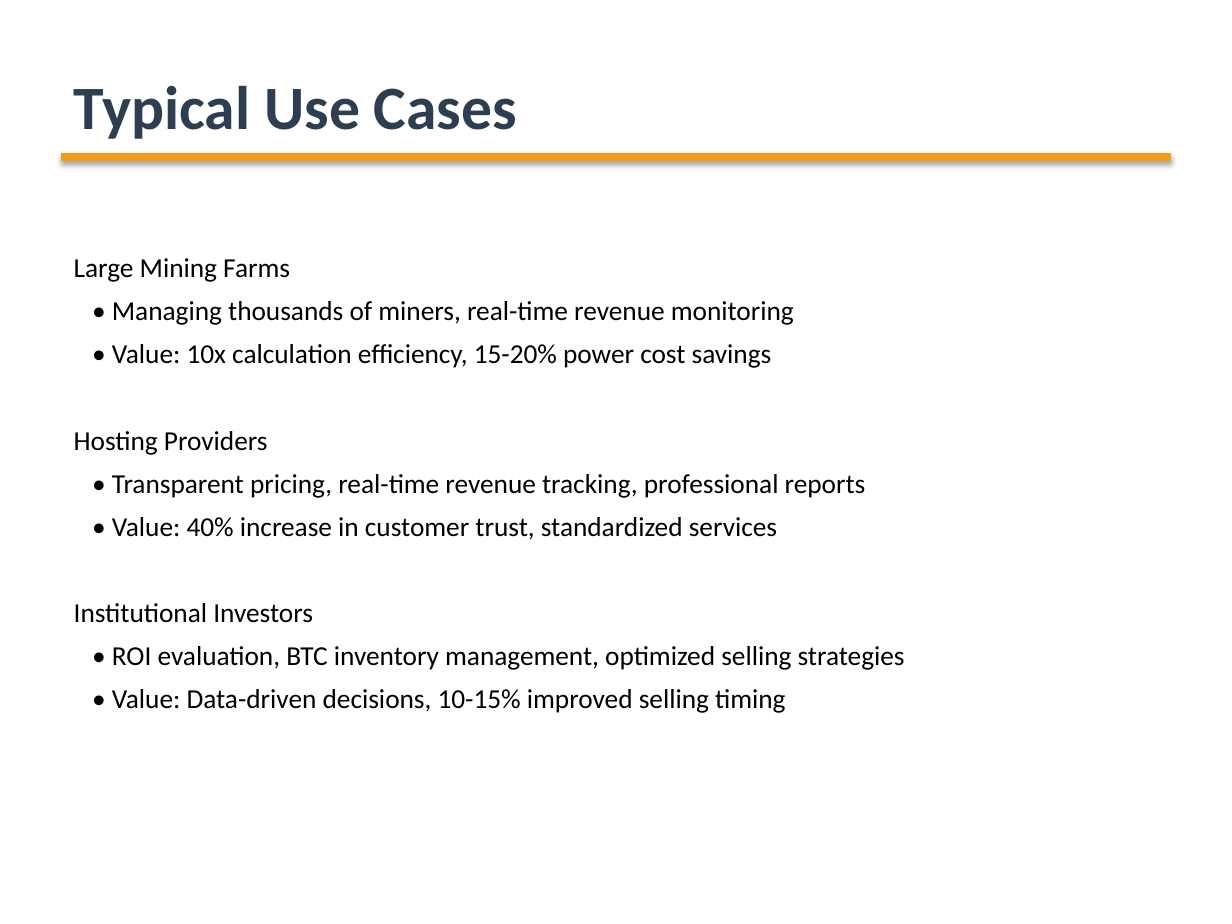
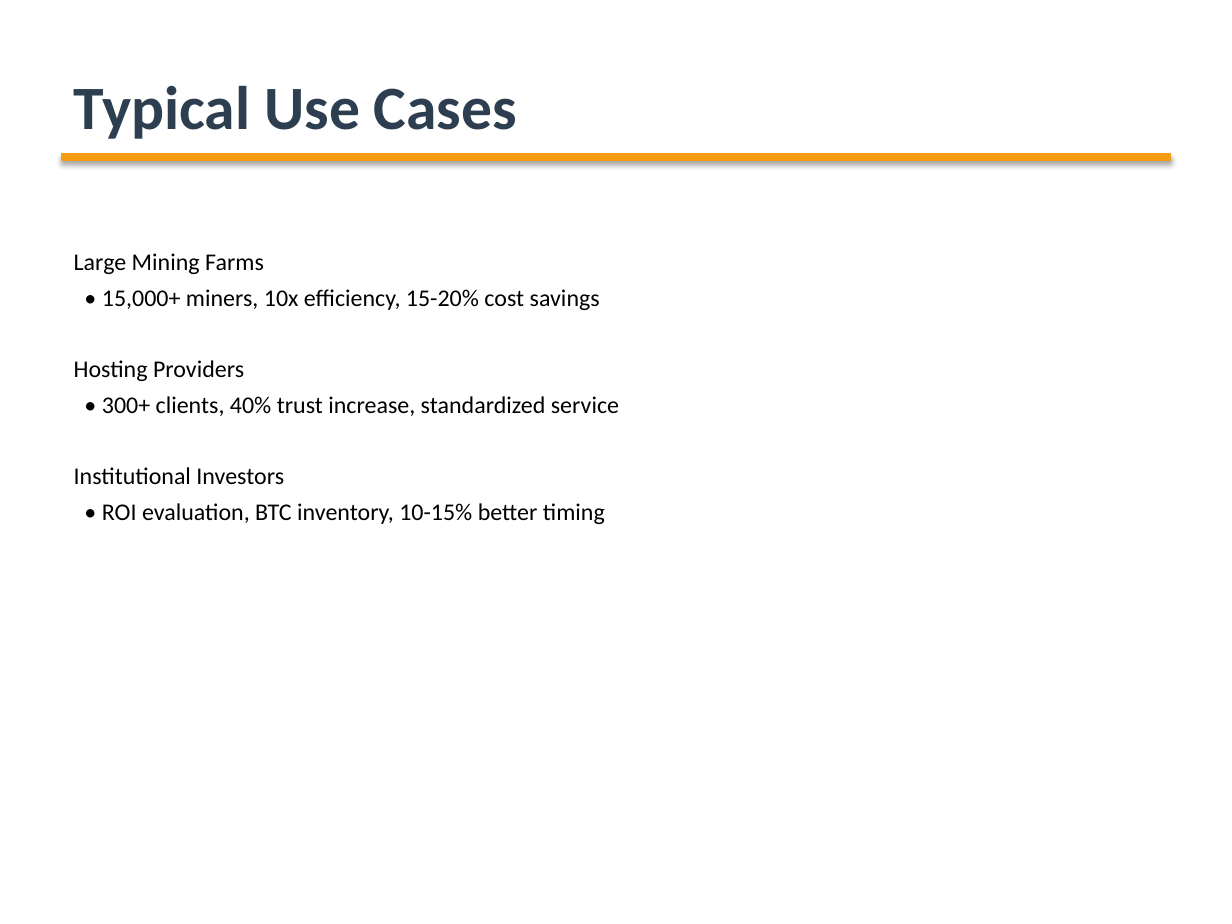
Before and after one commit to ArabotHXL/BTC_project, a slide deck: slide 7 of HashInsight_Product_Introduction_EN.pptx (slide 6 before the commit). Drawn at 1232x924 pixels with LibreOffice and Linux fonts; fonts in the diff are those of the drawing. Boxes give left, top, right and bottom in pixels: in the first picture for what was removed or moved away, otherwise in the second. Text is boxed around its words. In the diff, an @@ line names an element or a change of style, - is before the commit and + after.

```diff
--- a/HashInsight_Product_Introduction_EN.pptx
+++ b/HashInsight_Product_Introduction_EN.pptx
@@ text at (x1=74, y1=253, x2=284, y2=484): size 16 to 14 pt in "Large Mining Farms", "Hosting Providers", "Institutional Investors"; less space between paragraphs @@
@@ text at (x1=102, y1=289, x2=600, y2=310): text changed; size 16 to 14 pt @@
-• Managing thousands of miners, real-time revenue monitoring
-• Value: 10x calculation efficiency, 15-20% power cost savings
+• 15,000+ miners, 10x efficiency, 15-20% cost savings
@@ text at (x1=102, y1=396, x2=619, y2=416): text changed; size 16 to 14 pt @@
-• Transparent pricing, real-time revenue tracking, professional reports
-• Value: 40% increase in customer trust, standardized services
+• 300+ clients, 40% trust increase, standardized service
@@ text at (x1=102, y1=503, x2=605, y2=524): text changed; size 16 to 14 pt @@
-• ROI evaluation, BTC inventory management, optimized selling strategies
-• Value: Data-driven decisions, 10-15% improved selling timing
+• ROI evaluation, BTC inventory, 10-15% better timing
```
Also in this commit, not shown: 6 other slides changed, 1 slide added, 1 slide removed, 3 other files.
